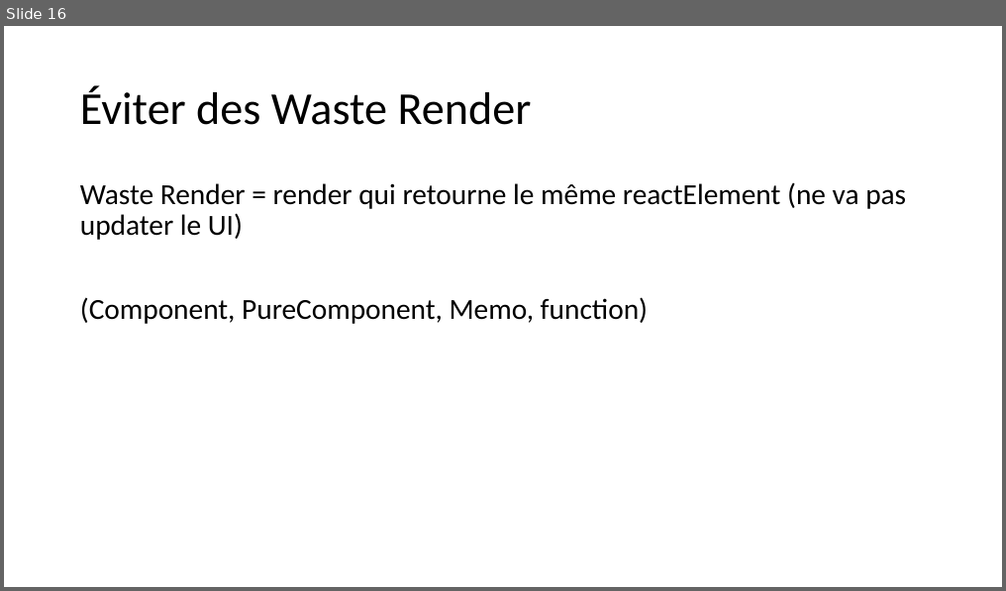
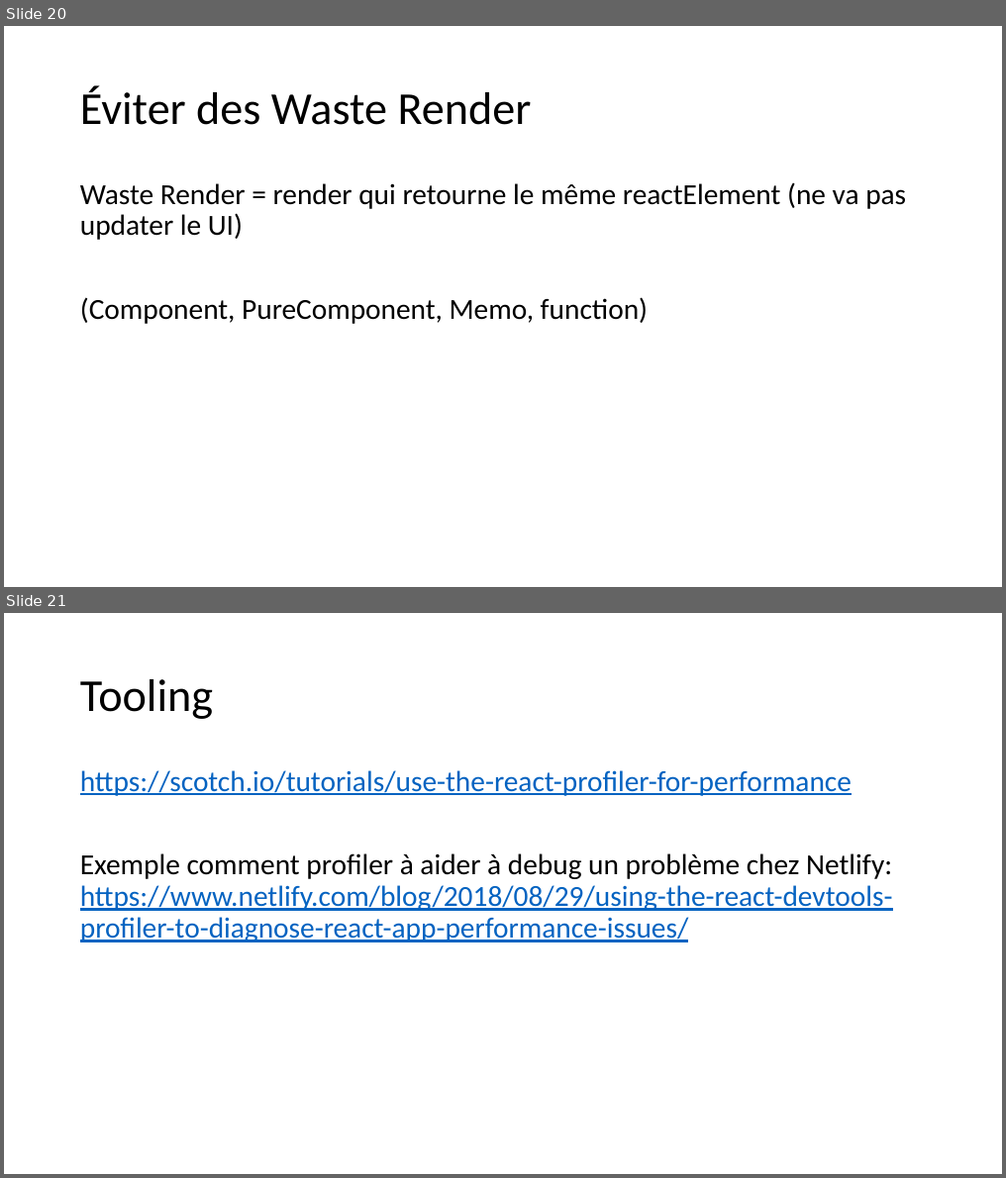
Before and after one commit to samuelgaudreau/formation-front-end-3, a slide deck: part-2/React-Perfo.pptx. Shown one above the other, each under a label of ours: slide 16 before the commit, slides 20 and 21 after it. The pictures are 1006x591 and 1006x1178 pixels, drawn with LibreOffice and Linux fonts; fonts in the diff are those of the drawing. Boxes give left, top, right and bottom in pixels: in the first picture for what was removed or moved away, otherwise in the second. Text is boxed around its words. In the diff, an @@ line names an element or a change of style, - is before the commit and + after.

```diff
--- a/part-2/React-Perfo.pptx
+++ b/part-2/React-Perfo.pptx
@@ slide 21 added at (4,613,1002,1174), background #FFFFFF @@
@@ title added at (80,679,213,719), 44 pt, text #000000 @@
+Tooling
@@ text added at (80,770,893,943), 28 pt, text #0563C1, underline @@
+https://scotch.io/tutorials/use-the-react-profiler-for-performance
+Exemple comment profiler à aider à debug un problème chez Netlify: https://www.netlify.com/blog/2018/08/29/using-the-react-devtools-profiler-to-diagnose-react-app-performance-issues/
@@ what was slide 16 is now slide 20 @@
```
Also in this commit, not shown: 4 slides changed, 5 other slides added, 2 slides removed.
